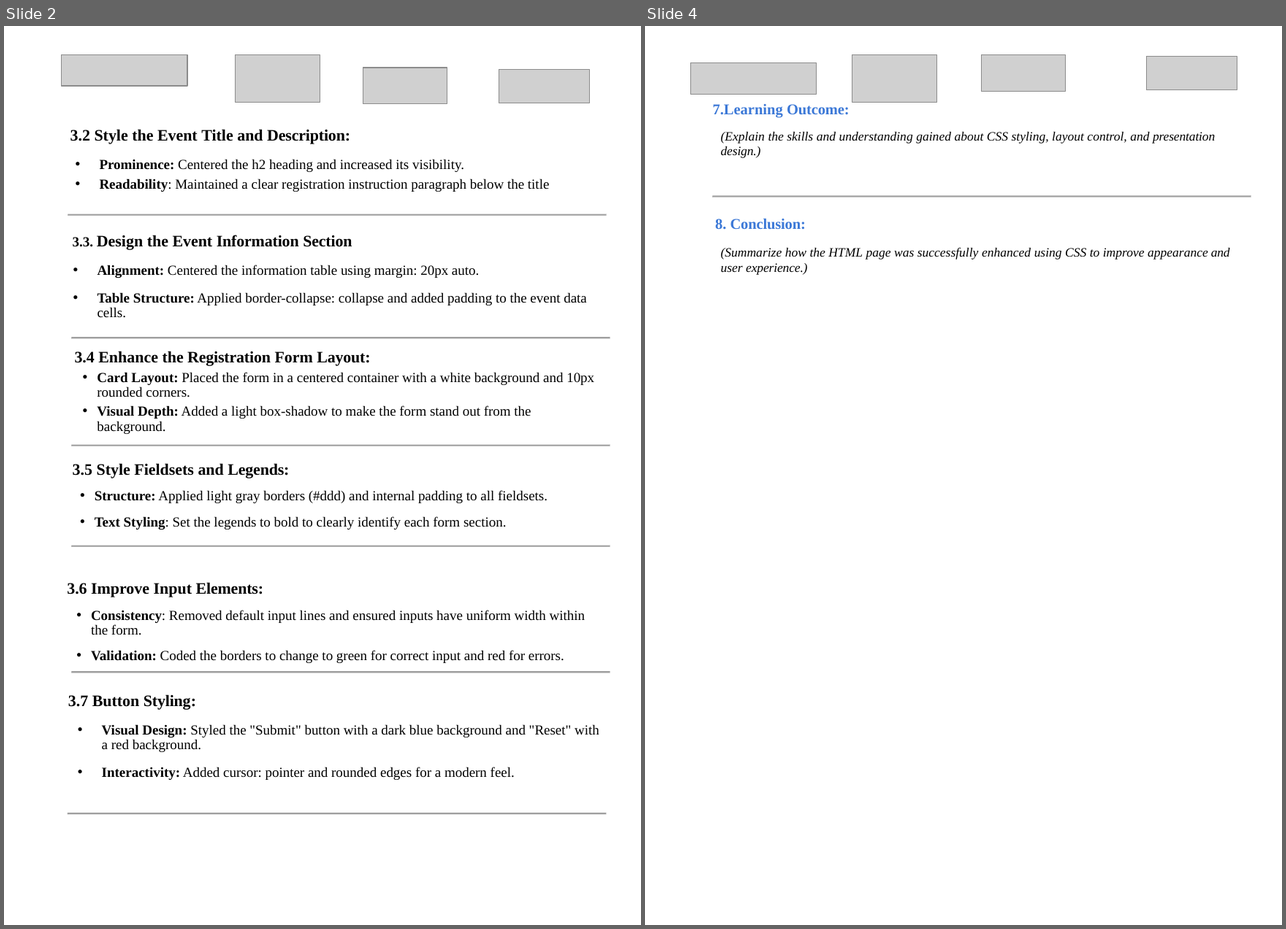
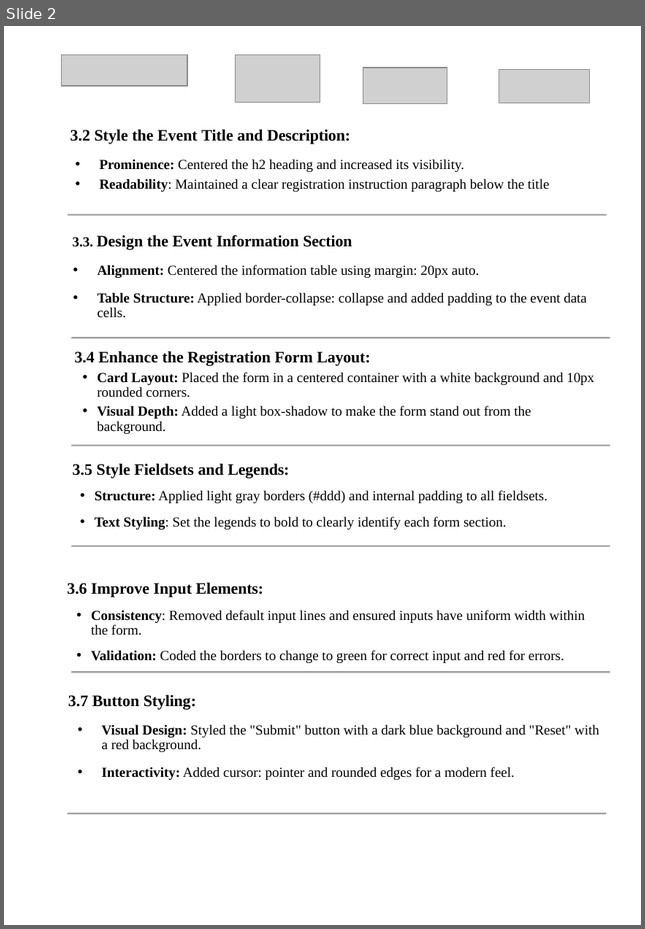
Before and after one commit to mr-heain/event-registration, a slide deck: ppt/FE Assignment template- 2.pptx. Shown side by side, each under a label of ours: slides 2 and 4 before the commit, slide 2 after it; the slides between them are not shown. The pictures are 1286x929 and 645x929 pixels, drawn with LibreOffice and Linux fonts; fonts in the diff are those of the drawing; grey boxes stand for pictures. Boxes give left, top, right and bottom in pixels: in the first picture for what was removed or moved away, otherwise in the second. Text is boxed around its words. In the diff, an @@ line names an element or a change of style, - is before the commit and + after.

Commit message:
almost completed template 2 filename and screenshot remaining

```diff
--- a/ppt/FE Assignment template- 2.pptx
+++ b/ppt/FE Assignment template- 2.pptx
@@ slide 4 removed at [645,26,1282,925], background #FFFFFF @@
@@ picture removed at [690,63,817,94] @@
@@ picture removed at [852,54,936,102] @@
@@ picture removed at [981,55,1065,92] @@
@@ picture removed at [1147,57,1236,90] @@
@@ text removed at [713,104,1214,158] @@
-7.Learning Outcome:
-(Explain the skills and understanding gained about CSS styling, layout control, and presentation design.)
@@ group removed at [713,196,1251,198]: 6 freeform shapes @@
@@ text removed at [715,219,1230,274] @@
-8. Conclusion:
-(Summarize how the HTML page was successfully enhanced using CSS to improve appearance and user experience.)
```
Also in this commit, not shown: 1 slide changed, 2 slides added, 1 other slide removed.
